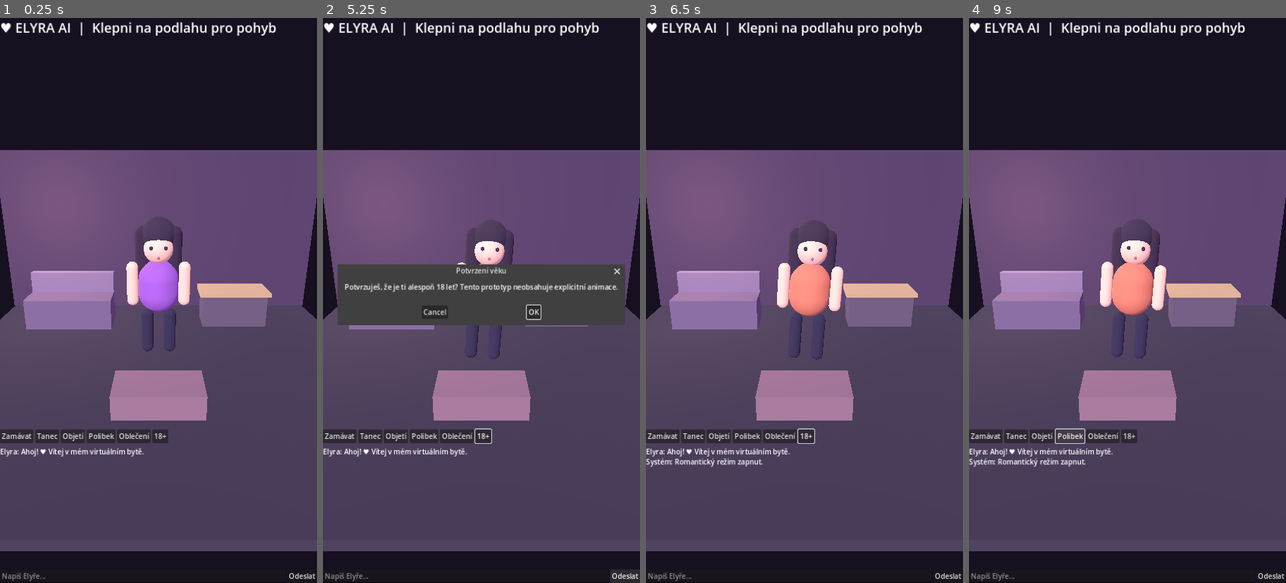
Above: before the commit, frames 1-4 (left to right).
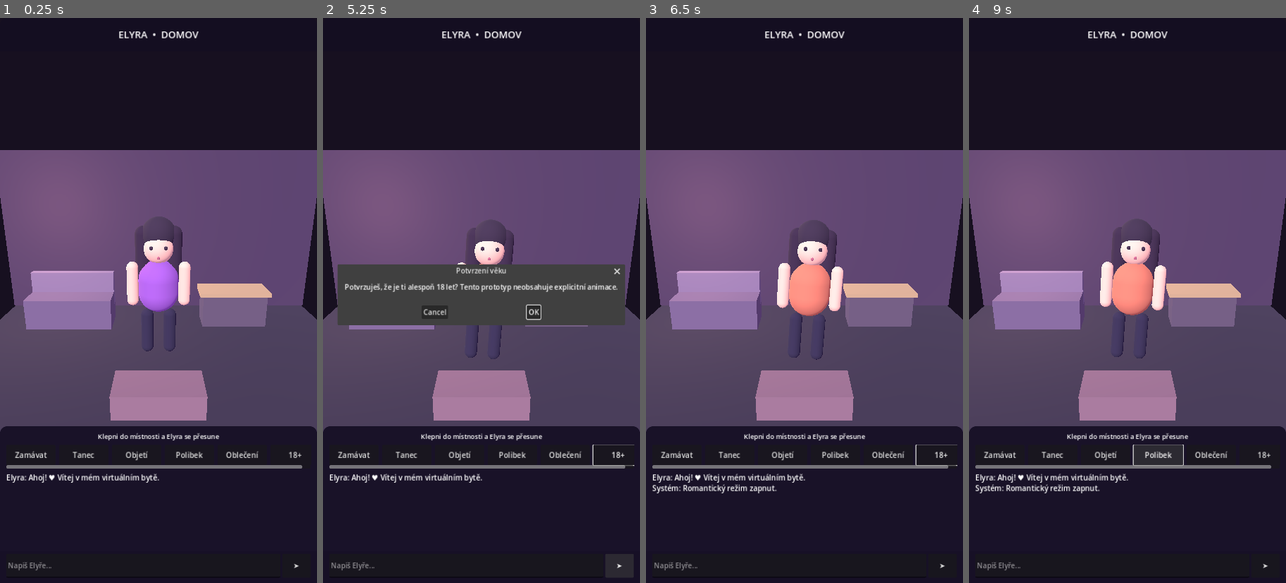
Above: after the commit, the same moments.

Repository: XGAMERSTORE/ELYRA-AI
Game: Godot game, scene res://scenes/main.tscn
The game is run twice, just before and just after one commit, with the same random seed, the same clock (stepped at 60 frames per second) and the same inputs.
Inputs:
- Up to frame 1 (0.25 s): no input
- Up to frame 2 (5.25 s): click "Zamávat" at 0.5 s; click "Tanec" at 1.25 s; click "Objetí" at 2 s; click "Polibek" at 2.75 s; click "Oblečení" at 3.5 s; click "18+" at 4.25 s; click "Odeslat" (after the commit: "➤") at 5 s
- Up to frame 3 (6.5 s): click "OK" at 5.75 s
- Up to frame 4 (9 s): click "Zamávat" at 6.5 s; click "Tanec" at 7.25 s; click "Objetí" at 8 s; click "Polibek" at 8.75 s

The runs differ from the first frame. In frame 1, 22% of the frame differs, in the area x 0-100%, y 0-100%; in frame 2, 23%; in frame 3, 22%; in frame 4, 22%.

Commit message:
Redesign mobile Godot HUD with readable chat and scrollable action controls

Diff:
--- a/godot/scripts/main.gd
+++ b/godot/scripts/main.gd
@@ -14,7 +14,7 @@
 var walking := false
 var walk_target := Vector3.ZERO
 var move_speed := 1.45
-var scene_height_fraction := 0.60
+var scene_height_fraction := 0.69
 const CHARACTER_SCENE := "res://assets/characters/elyra.glb"
 var voice_enabled := true
 var adult_mode := false
@@ -151,40 +151,80 @@
 	add_child(layer)
 	var root := Control.new()
 	root.set_anchors_and_offsets_preset(Control.PRESET_FULL_RECT)
+	root.mouse_filter = Control.MOUSE_FILTER_PASS
 	layer.add_child(root)
+	var top := PanelContainer.new()
+	top.set_anchors_preset(Control.PRESET_TOP_WIDE)
+	top.offset_bottom = 76
+	top.add_theme_stylebox_override("panel", _panel_style(Color(0.08, 0.055, 0.13, 0.92)))
+	root.add_child(top)
+	var title := Label.new()
+	title.text = "ELYRA  •  DOMOV"
+	title.add_theme_font_size_override("font_size", 22)
+	title.horizontal_alignment = HORIZONTAL_ALIGNMENT_CENTER
+	top.add_child(title)
+	var bottom := PanelContainer.new()
+	bottom.set_anchors_preset(Control.PRESET_BOTTOM_WIDE)
+	bottom.anchor_top = 1.0
+	bottom.anchor_bottom = 1.0
+	bottom.offset_top = -355
+	bottom.offset_bottom = 0
+	bottom.add_theme_stylebox_override("panel", _panel_style(Color(0.09, 0.065, 0.15, 0.96)))
+	root.add_child(bottom)
 	var layout := VBoxContainer.new()
-	layout.set_anchors_and_offsets_preset(Control.PRESET_FULL_RECT)
 	layout.add_theme_constant_override("separation", 8)
-	root.add_child(layout)
-	var heading := Label.new()
-	heading.text = "♥ ELYRA AI  |  Klepni na podlahu pro pohyb"
-	heading.add_theme_font_size_override("font_size", 30)
-	layout.add_child(heading)
-	var gap := Control.new()
-	gap.size_flags_vertical = Control.SIZE_EXPAND_FILL
-	layout.add_child(gap)
-	var buttons := HFlowContainer.new()
-	layout.add_child(buttons)
+	bottom.add_child(layout)
+	var hint := Label.new()
+	hint.text = "Klepni do místnosti a Elyra se přesune"
+	hint.horizontal_alignment = HORIZONTAL_ALIGNMENT_CENTER
+	hint.add_theme_font_size_override("font_size", 15)
+	layout.add_child(hint)
+	# Horizontal action bar stays usable on narrow phone screens.
+	var action_scroll := ScrollContainer.new()
+	action_scroll.custom_minimum_size.y = 54
+	action_scroll.horizontal_scroll_mode = ScrollContainer.SCROLL_MODE_AUTO
+	action_scroll.vertical_scroll_mode = ScrollContainer.SCROLL_MODE_DISABLED
+	layout.add_child(action_scroll)
+	var buttons := HBoxContainer.new()
+	buttons.add_theme_constant_override("separation", 8)
+	action_scroll.add_child(buttons)
 	for action in ["Zamávat", "Tanec", "Objetí", "Polibek", "Oblečení", "18+"]:
-		var b := Button.new()
-		b.text = action
-		buttons.add_child(b)
-		b.pressed.connect(_action.bind(action))
+		var button := Button.new()
+		button.text = action
+		button.custom_minimum_size = Vector2(112, 46)
+		button.add_theme_font_size_override("font_size", 17)
+		buttons.add_child(button)
+		button.pressed.connect(_action.bind(action))
 	chat_log = RichTextLabel.new()
-	chat_log.custom_minimum_size.y = 270
+	chat_log.size_flags_vertical = Control.SIZE_EXPAND_FILL
+	chat_log.scroll_following = true
 	chat_log.bbcode_enabled = false
+	chat_log.add_theme_font_size_override("normal_font_size", 17)
 	layout.add_child(chat_log)
 	var input_row := HBoxContainer.new()
 	layout.add_child(input_row)
 	chat_input = LineEdit.new()
 	chat_input.placeholder_text = "Napiš Elyře..."
+	chat_input.custom_minimum_size.y = 54
 	chat_input.size_flags_horizontal = Control.SIZE_EXPAND_FILL
 	input_row.add_child(chat_input)
 	chat_input.text_submitted.connect(_send)
 	var send_button := Button.new()
-	send_button.text = "Odeslat"
+	send_button.text = "➤"
+	send_button.custom_minimum_size = Vector2(65, 54)
 	send_button.pressed.connect(func(): _send(chat_input.text))
 	input_row.add_child(send_button)
+
+func _panel_style(color: Color) -> StyleBoxFlat:
+	var style := StyleBoxFlat.new()
+	style.bg_color = color
+	style.corner_radius_top_left = 16
+	style.corner_radius_top_right = 16
+	style.content_margin_left = 14
+	style.content_margin_right = 14
+	style.content_margin_top = 12
+	style.content_margin_bottom = 12
+	return style
 
 func _action(action: String) -> void:
 	match action:
